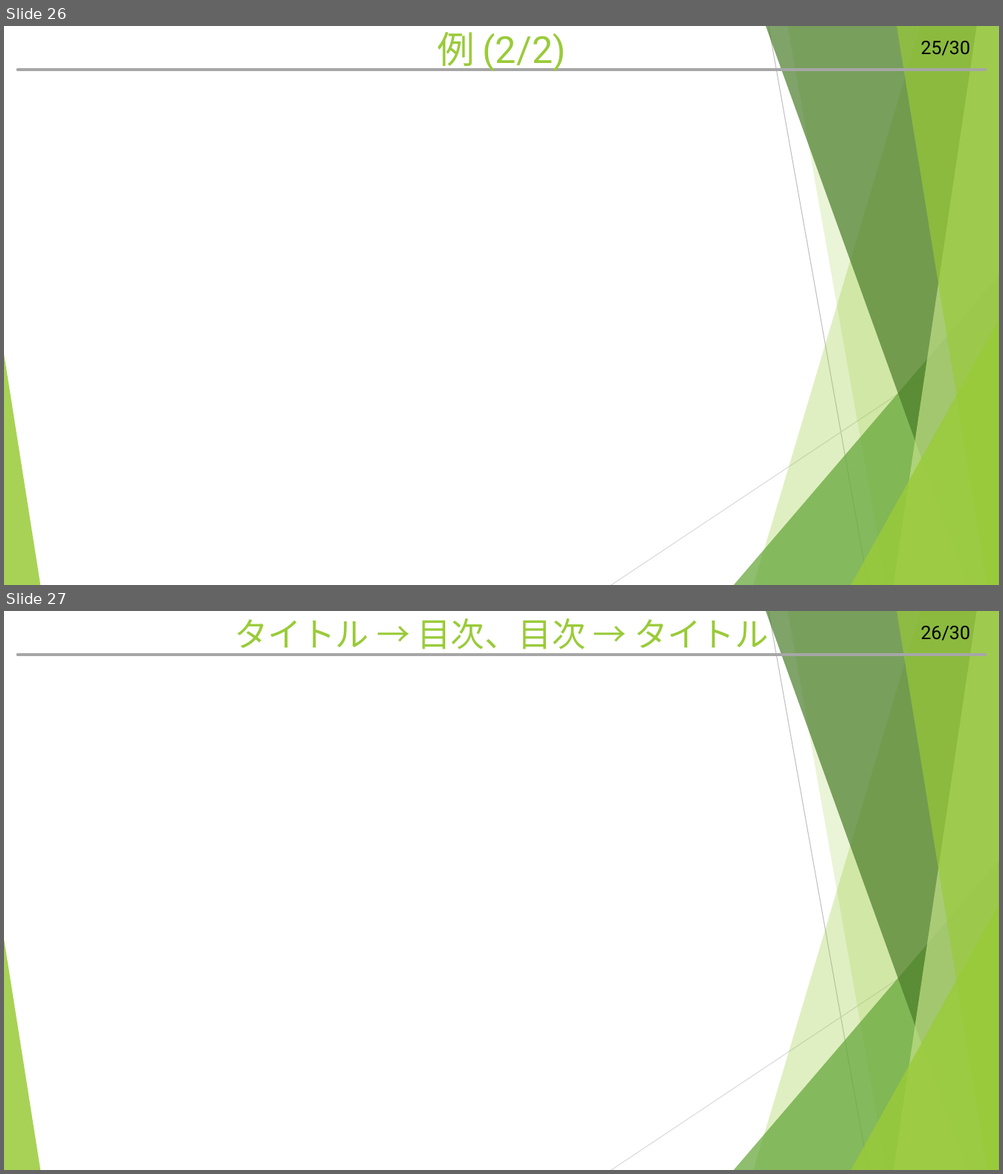
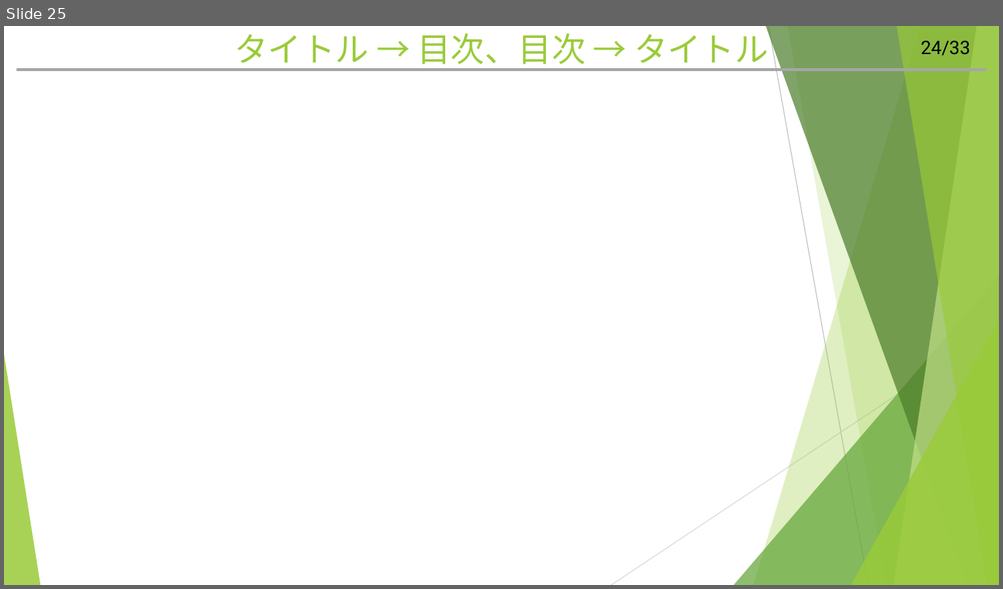
Before and after one commit to hitsuji-ga-u/pawapo, a slide deck: slide/customUI_debug.pptm. Shown one above the other, each under a label of ours: slides 26 and 27 before the commit, slide 25 after it. The pictures are 1003x1174 and 1003x589 pixels, drawn with LibreOffice and Linux fonts; fonts in the diff are those of the drawing. Boxes give left, top, right and bottom in pixels: in the first picture for what was removed or moved away, otherwise in the second. Text is boxed around its words. In the diff, an @@ line names an element or a change of style, - is before the commit and + after.

```diff
--- a/slide/customUI_debug.pptm
+++ b/slide/customUI_debug.pptm
@@ slide 26 removed at (4, 26, 999, 585), background #FFFFFF; not listed: 12 template elements that a slide beside it also shows @@
@@ title removed at (437, 32, 566, 72) @@
-例 (2/2)
@@ what was slide 27 is now slide 25 @@
@@ page number at (920, 41, 970, 56): text changed @@
-26/30
+24/33
```
Also in this commit, not shown: 1 slide changed, 5 other slides removed, 3 other files.
